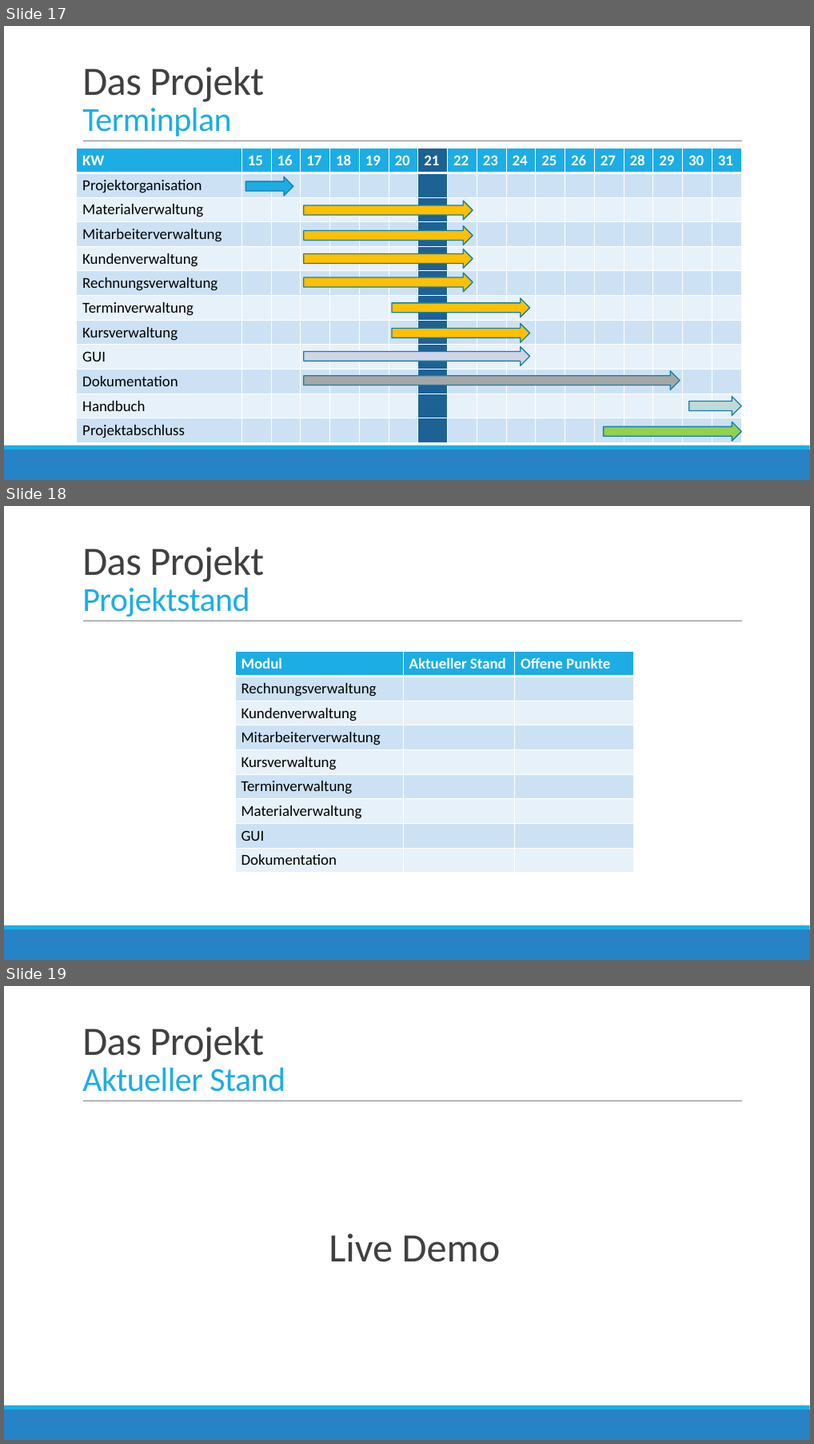
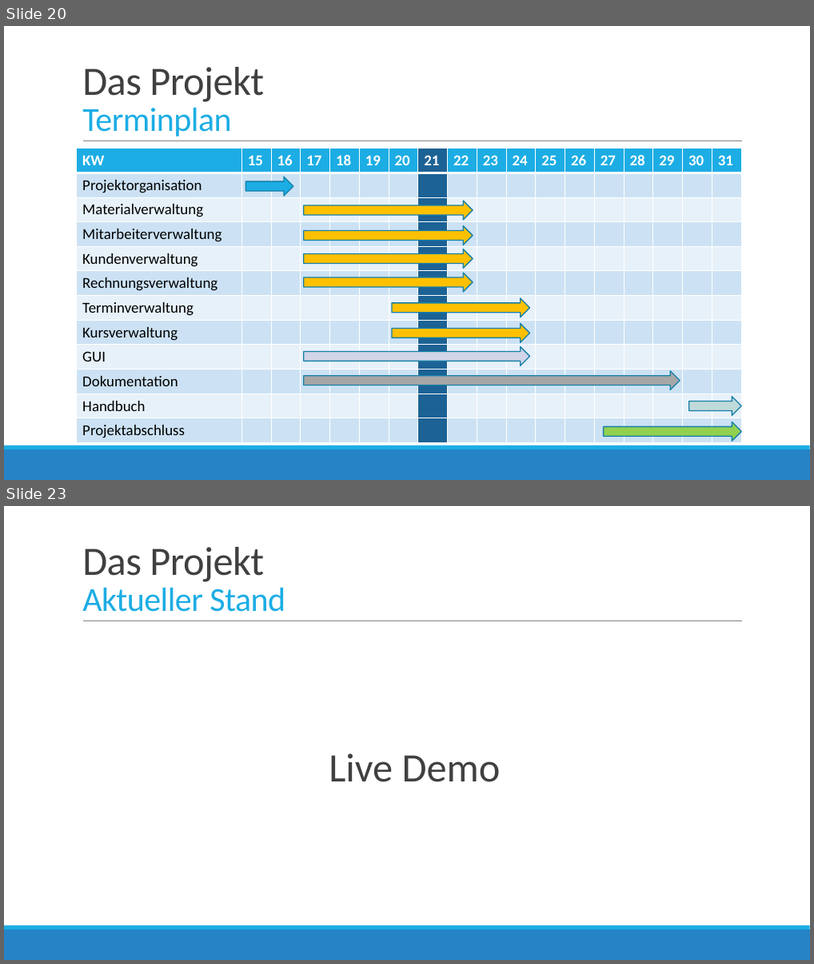
Before and after one commit to bboecherer/SailingSchoolManagerWPF, a slide deck: Docs/Zwischenpraesentation/Präsentation Projekt.pptx. Shown one above the other, each under a label of ours: slides 17, 18 and 19 before the commit, slides 20 and 23 after it; the slides between them are not shown. The pictures are 814x1444 and 814x964 pixels, drawn with LibreOffice and Linux fonts; fonts in the diff are those of the drawing. Boxes give left, top, right and bottom in pixels: in the first picture for what was removed or moved away, otherwise in the second. Text is boxed around its words. In the diff, an @@ line names an element or a change of style, - is before the commit and + after.

```diff
--- a/Docs/Zwischenpraesentation/Präsentation Projekt.pptx
+++ b/Docs/Zwischenpraesentation/Präsentation Projekt.pptx
@@ slide 18 removed at (4,506,810,960), background #FFFFFF; not listed: 3 template elements that a slide beside it also shows @@
@@ title removed at (82,547,264,617) @@
-Das Projekt
-Projektstand
@@ table removed at (235,652,634,872), 9 rows, 3 columns @@
-Modul | Aktueller Stand | Offene Punkte
-Rechnungsverwaltung |  | 
-Kundenverwaltung |  | 
-Mitarbeiterverwaltung |  | 
-Kursverwaltung |  | 
-Terminverwaltung |  | 
-Materialverwaltung |  | 
-GUI |  | 
-Dokumentation |  | 
@@ what was slide 17 is now slide 20 @@
@@ what was slide 19 is now slide 23 @@
```
Also in this commit, not shown: 12 slides changed, 6 slides added.
